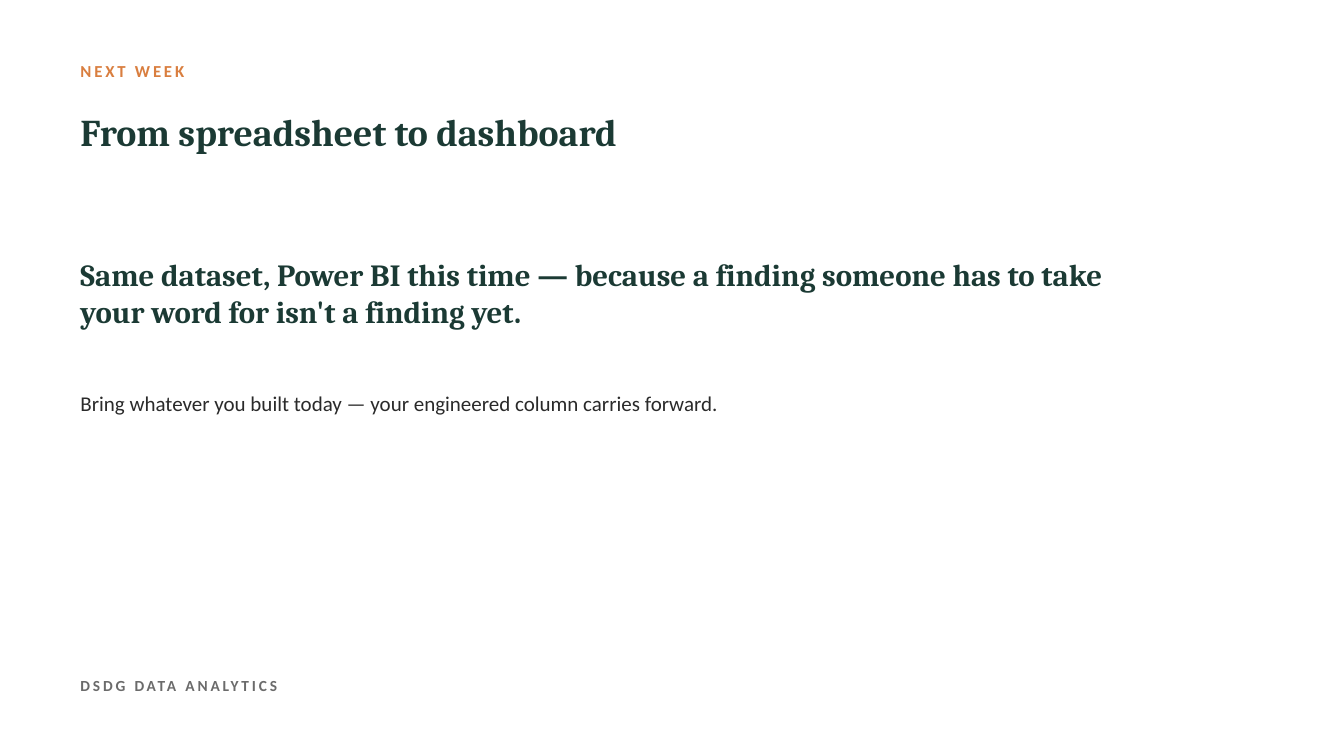
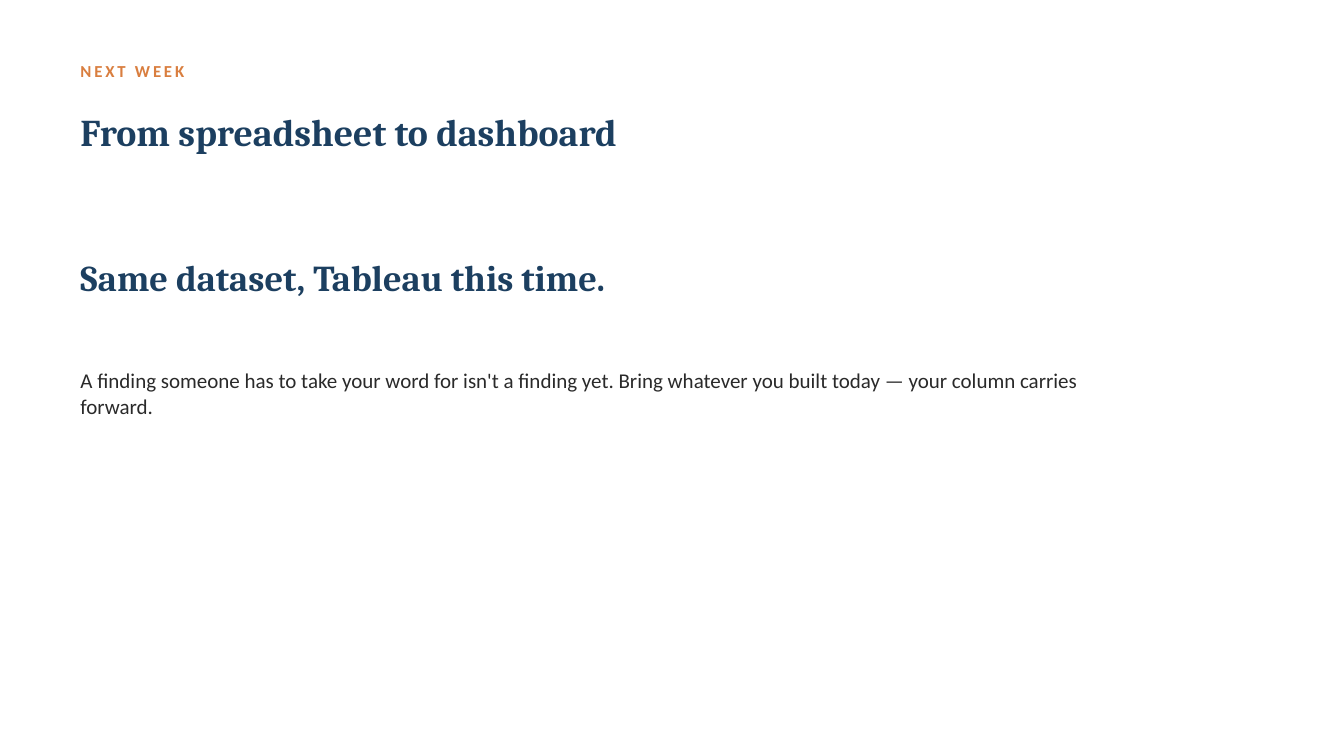
Before and after one commit to Zahi-Rahman/DSDG-Data-Analytics-Branch, a slide deck: slide 7 of week-02-excel/slides/week-02-slides.pptx (slide 8 before the commit). Drawn at 1344x756 pixels with LibreOffice and Linux fonts; fonts in the diff are those of the drawing. Boxes give left, top, right and bottom in pixels: in the first picture for what was removed or moved away, otherwise in the second. Text is boxed around its words. In the diff, an @@ line names an element or a change of style, - is before the commit and + after.

```diff
--- a/week-02-excel/slides/week-02-slides.pptx
+++ b/week-02-excel/slides/week-02-slides.pptx
@@ text "From spreadsheet to dashboard" at (x1=80, y1=119, x2=616, y2=154): text colour #1B3A34 to #1C3F60 @@
@@ text at (x1=80, y1=265, x2=605, y2=296): text changed; size 22 to 26 pt; text colour #1B3A34 to #1C3F60 @@
-Same dataset, Power BI this time — because a finding someone has to take your word for isn't a finding yet.
+Same dataset, Tableau this time.
@@ text at (x1=80, y1=373, x2=1077, y2=414): text changed @@
-Bring whatever you built today — your engineered column carries forward.
+A finding someone has to take your word for isn't a finding yet. Bring whatever you built today — your column carries forward.
@@ text removed at (x1=71, y1=665, x2=877, y2=706) @@
-DSDG DATA ANALYTICS
```
Also in this commit, not shown: 5 other slides changed, 1 slide added, 2 slides removed, 3 other files.
